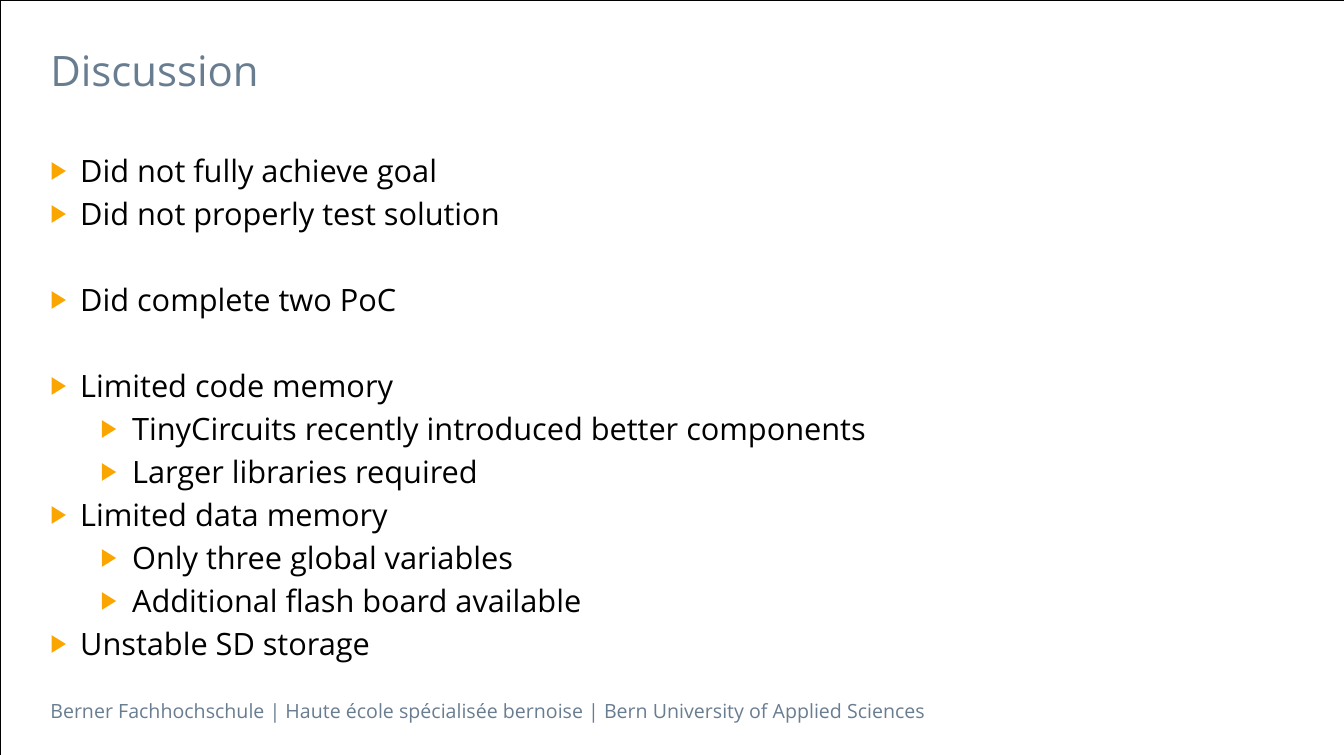
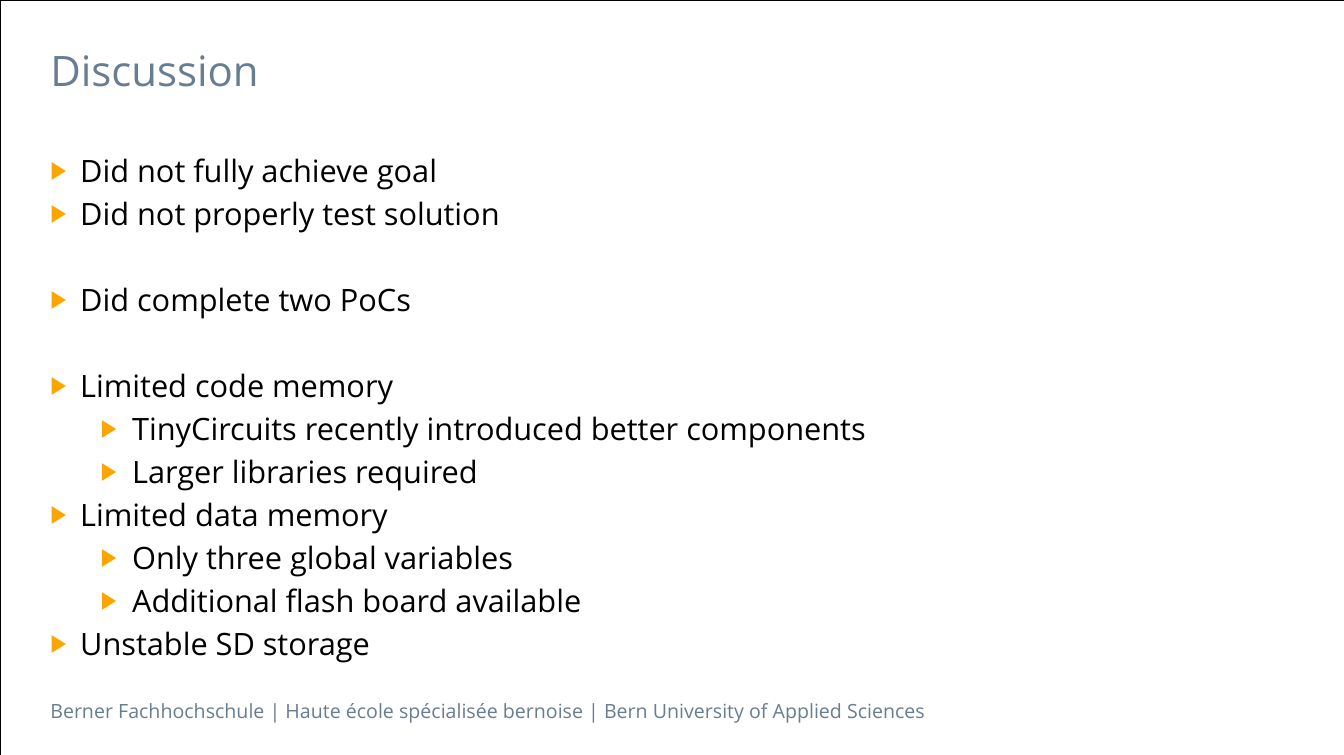
Before and after one commit to StrubT/IoTCatTracker, a slide deck: slide 10 of doc/presentation.pptx. Drawn at 1344x755 pixels with LibreOffice and Linux fonts; fonts in the diff are those of the drawing. Boxes give left, top, right and bottom in pixels: in the first picture for what was removed or moved away, otherwise in the second. Text is boxed around its words. In the diff, an @@ line names an element or a change of style, - is before the commit and + after.

```diff
--- a/doc/presentation.pptx
+++ b/doc/presentation.pptx
@@ text at (80,287,411,319): text changed @@
-▶ Did complete two PoC
+▶ Did complete two PoCs
```
Also in this commit, not shown: 1 other slide changed, 3 other files.
